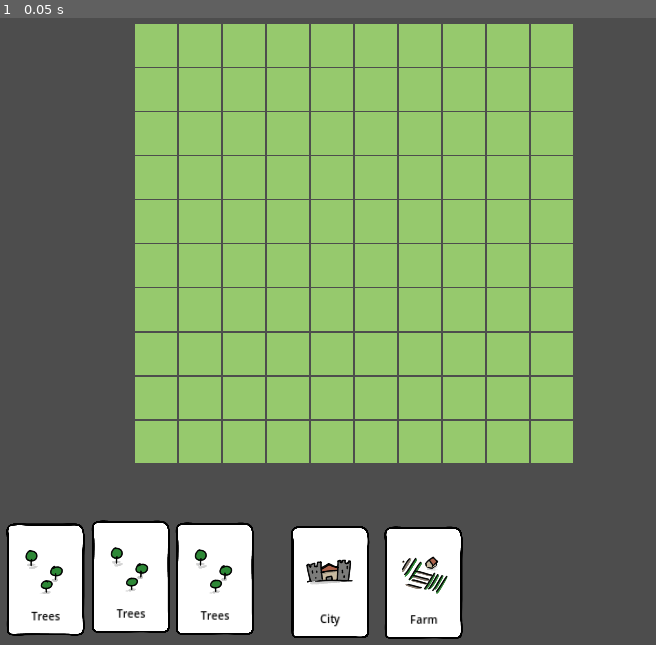
Above: before the commit, frame 1.
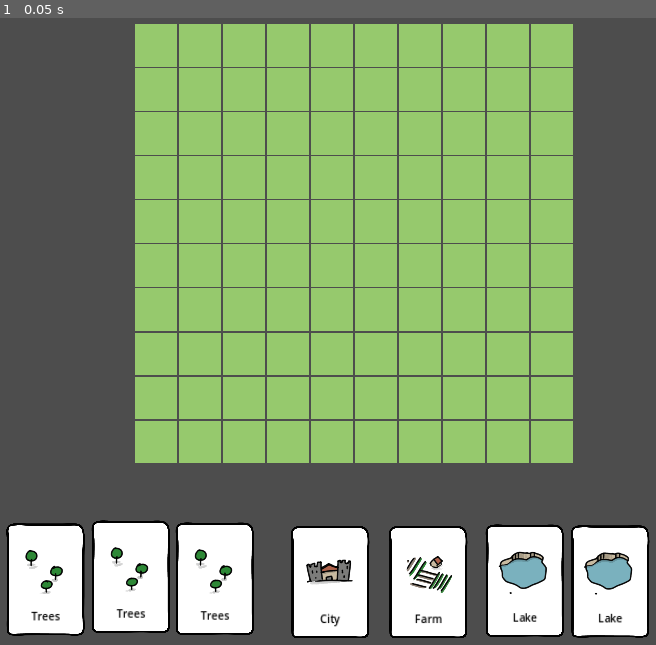
Above: after the commit, the same moment.

Repository: paulsonnentag/frame
Game: Godot game, scene res://game/main.tscn
The game is run twice, just before and just after one commit, with the same random seed, the same clock (stepped at 60 frames per second) and the same inputs.
Inputs:
- Up to frame 1 (0.05 s): no input

The runs differ from the first frame. In frame 1, 4.9% of the frame differs, in the area x 58-100%, y 80-100%.

Commit message:
fix preview of cards in editor

Diff:
--- a/game/game_card.gd
+++ b/game/game_card.gd
@@ -1,3 +1,4 @@
+@tool
 class_name GameCard
 extends Card
 
@@ -10,11 +11,12 @@
 @onready var label: Label = %Label
 @onready var image_sprite: Sprite2D = %ImageSprite
 
-func _ready():
-	super._ready()
-
+func _process(delta: float):
 	label.text = text
 	image_sprite.texture = image
+
+	if !Engine.is_editor_hint():
+		super._process(delta)
 
 func _on_dropped(target: Node):
 	if not target is Tile:
--- a/game/main.tscn
+++ b/game/main.tscn
@@ -1,10 +1,11 @@
-[gd_scene load_steps=6 format=3 uid="uid://dpim420f7u1le"]
+[gd_scene load_steps=7 format=3 uid="uid://dpim420f7u1le"]
 
 [ext_resource type="PackedScene" uid="uid://c77rpo2ws7bvc" path="res://tiles/tile_map.tscn" id="1_hoqmf"]
 [ext_resource type="PackedScene" uid="uid://5j3fdq604iuy" path="res://game/game_card.tscn" id="2_du8j6"]
 [ext_resource type="Texture2D" uid="uid://brus77wsbxywd" path="res://game/assets/trees.png" id="3_mwv3u"]
 [ext_resource type="Texture2D" uid="uid://cgmce8nvf2wws" path="res://game/assets/city.png" id="3_sm324"]
 [ext_resource type="Texture2D" uid="uid://bst2oeutortnf" path="res://game/assets/farm.png" id="5_gqnjy"]
+[ext_resource type="Texture2D" uid="uid://d2xwmm4dshwyv" path="res://game/assets/lake.png" id="6_so4ah"]
 
 [node name="Main" type="Node2D"]
 
@@ -62,6 +63,16 @@
 image = ExtResource("3_sm324")
 
 [node name="Card6" parent="CanvasLayer/Bottom" instance=ExtResource("2_du8j6")]
-position = Vector2(73, -68)
+position = Vector2(80, -69)
 text = "Farm"
 image = ExtResource("5_gqnjy")
+
+[node name="Card7" parent="CanvasLayer/Bottom" instance=ExtResource("2_du8j6")]
+position = Vector2(225, -71)
+text = "Lake"
+image = ExtResource("6_so4ah")
+
+[node name="Card8" parent="CanvasLayer/Bottom" instance=ExtResource("2_du8j6")]
+position = Vector2(353, -70)
+text = "Lake"
+image = ExtResource("6_so4ah")
